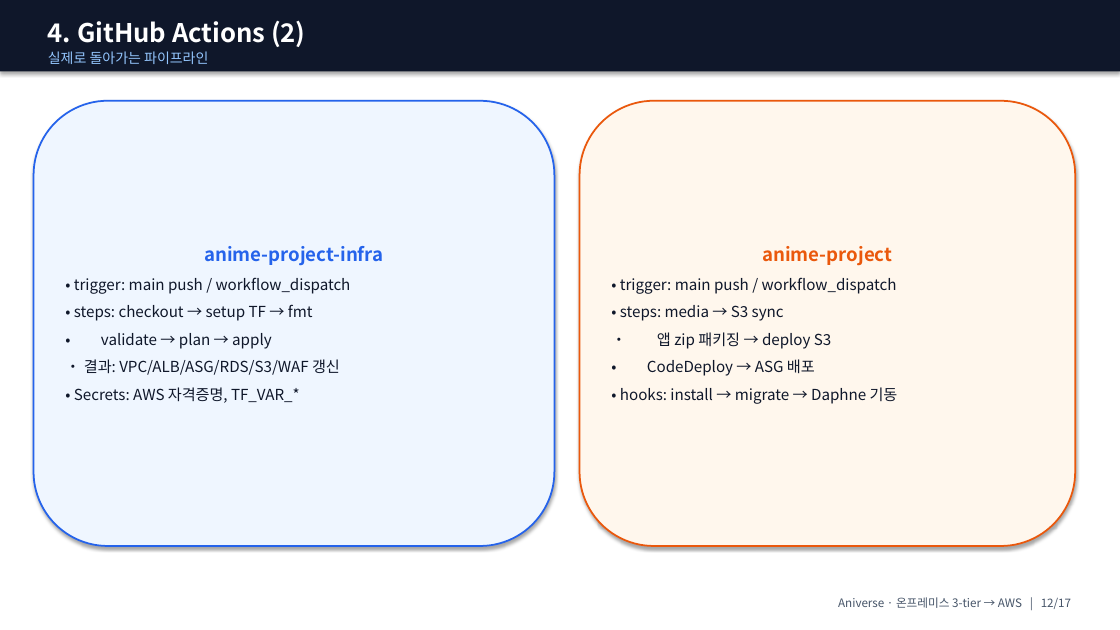
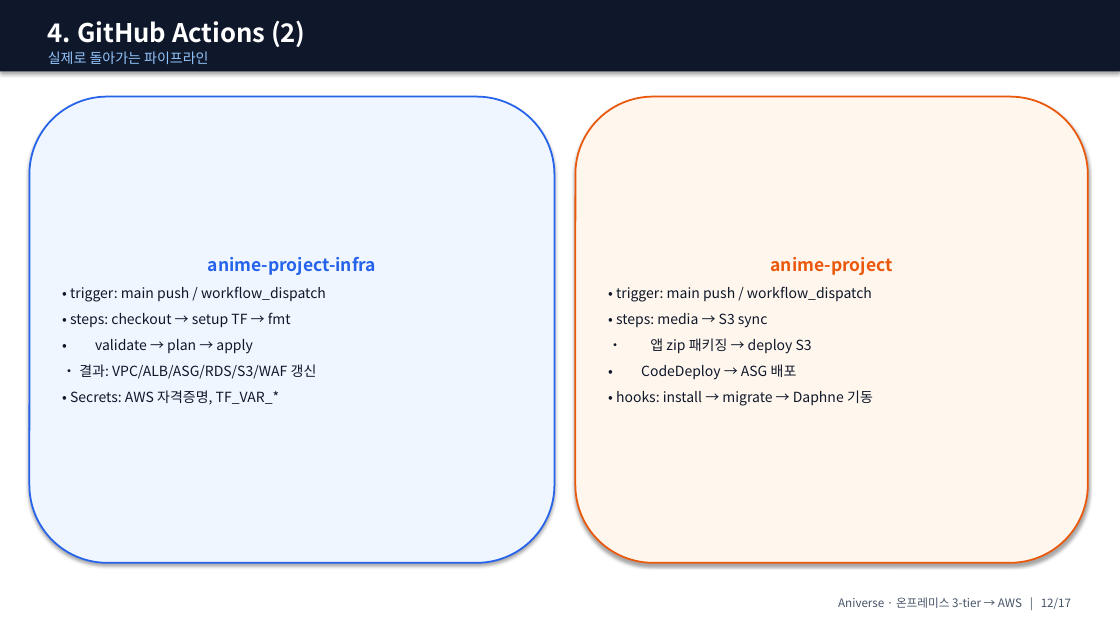
Before and after one commit to ho0215/anime-project-infra, a slide deck: slide 12 of docs/presentation/ppt/Aniverse_발표_강사용.pptx. Drawn at 1120x630 pixels with LibreOffice and Linux fonts; fonts in the diff are those of the drawing. Boxes give left, top, right and bottom in pixels: in the first picture for what was removed or moved away, otherwise in the second. Text is boxed around its words. In the diff, an @@ line names an element or a change of style, - is before the commit and + after.

```diff
--- a/docs/presentation/ppt/Aniverse_발표_강사용.pptx
+++ b/docs/presentation/ppt/Aniverse_발표_강사용.pptx
@@ rounded rectangle "anime-project-infra": place and size @@
-rounded rectangle "anime-project-infra" at [34,101,555,546]
+rounded rectangle "anime-project-infra" at [29,97,555,563]
@@ rounded rectangle "anime-project-infra" at [29,97,555,563]: size 16 to 15 pt in "anime-project-infra"; size 13 to 12 pt in "• trigger: main push / workflow_dispatch", "• steps: checkout → setup TF → ...", "• validate → plan → apply", "• 결과: VPC/ALB/ASG/RDS/S3/WAF 갱신" and 1 more places @@
@@ rounded rectangle "anime-project": place and size @@
-rounded rectangle "anime-project" at [580,101,1075,546]
+rounded rectangle "anime-project" at [576,97,1088,563]
@@ rounded rectangle "anime-project" at [576,97,1088,563]: size 16 to 15 pt in "anime-project"; size 13 to 12 pt @@
```
Also in this commit, not shown: 3 other slides changed, 5 other files.
